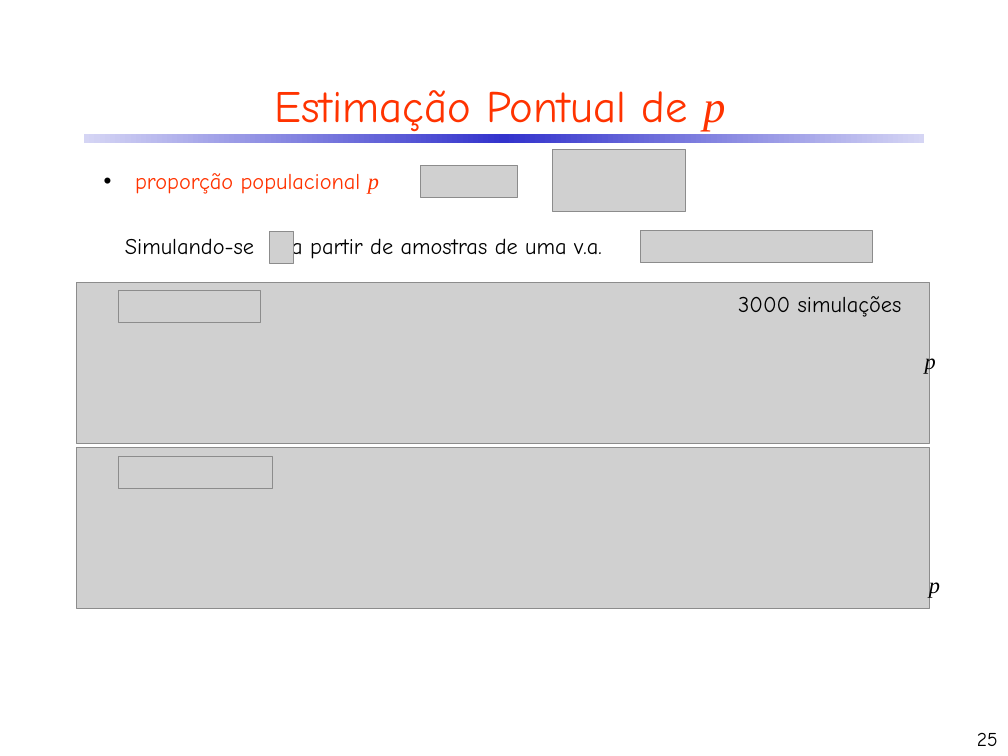
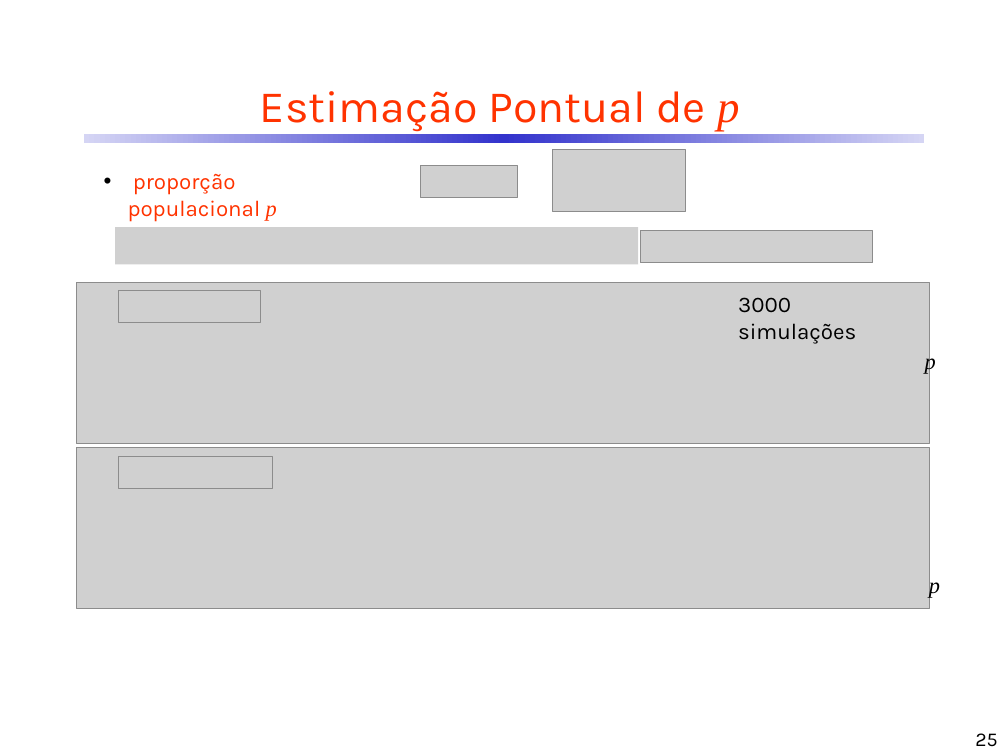
Before and after one commit to CDRenno/Estatistica, a slide deck: slide 25 of ppt/05InfEstat_EstimPontual.pptx. Drawn at 1008x756 pixels with LibreOffice and Linux fonts; fonts in the diff are those of the drawing; grey boxes stand for pictures. Boxes give left, top, right and bottom in pixels: in the first picture for what was removed or moved away, otherwise in the second. Text is boxed around its words. In the diff, an @@ line names an element or a change of style, - is before the commit and + after.

```diff
--- a/ppt/05InfEstat_EstimPontual.pptx
+++ b/ppt/05InfEstat_EstimPontual.pptx
@@ picture added at bbox=[115, 227, 638, 264] @@
@@ text removed at bbox=[125, 235, 602, 261] @@
-Simulando-se a partir de amostras de uma v.a.
@@ picture removed at bbox=[270, 231, 294, 263] @@
@@ font Comic Neue to Karla in 4 elements at bbox=[260, 91, 739, 132], bbox=[975, 733, 997, 746], bbox=[128, 174, 277, 222], bbox=[738, 297, 856, 344] @@
```
Also in this commit, not shown: 51 other slides changed, 5 other files.
